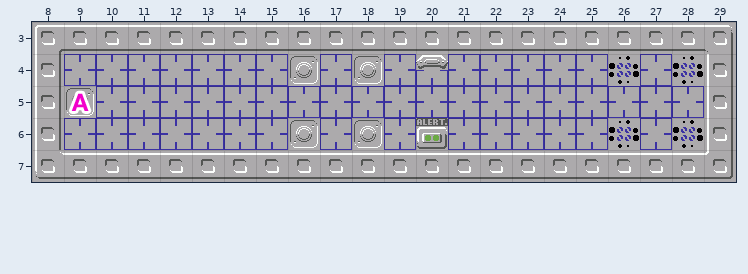
Two versions of a level (Tiled map, Assets/Maps/airlock.tmx). The picture above is the old version.
Cells are 32x32 px. Shown: x 8..29, y 3..7.
The result:
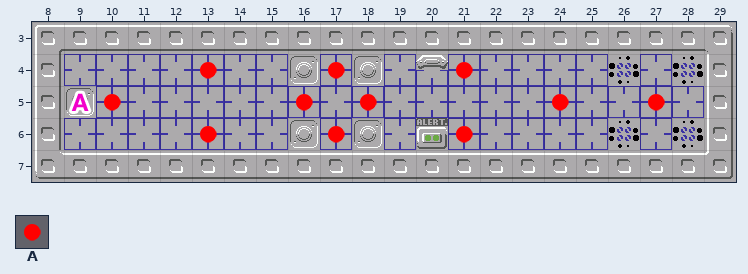
Key: from "markers": A 0.
_ is an empty cell, . an unchanged one.
The edit:
--- layer "markers"
@@ x 10..27 @@
-4 ..._..._..._......
-5 _....._._....._.._
-6 ..._..._..._......
+4 ...A...A...A......
+5 A.....A.A.....A..A
+6 ...A...A...A......
